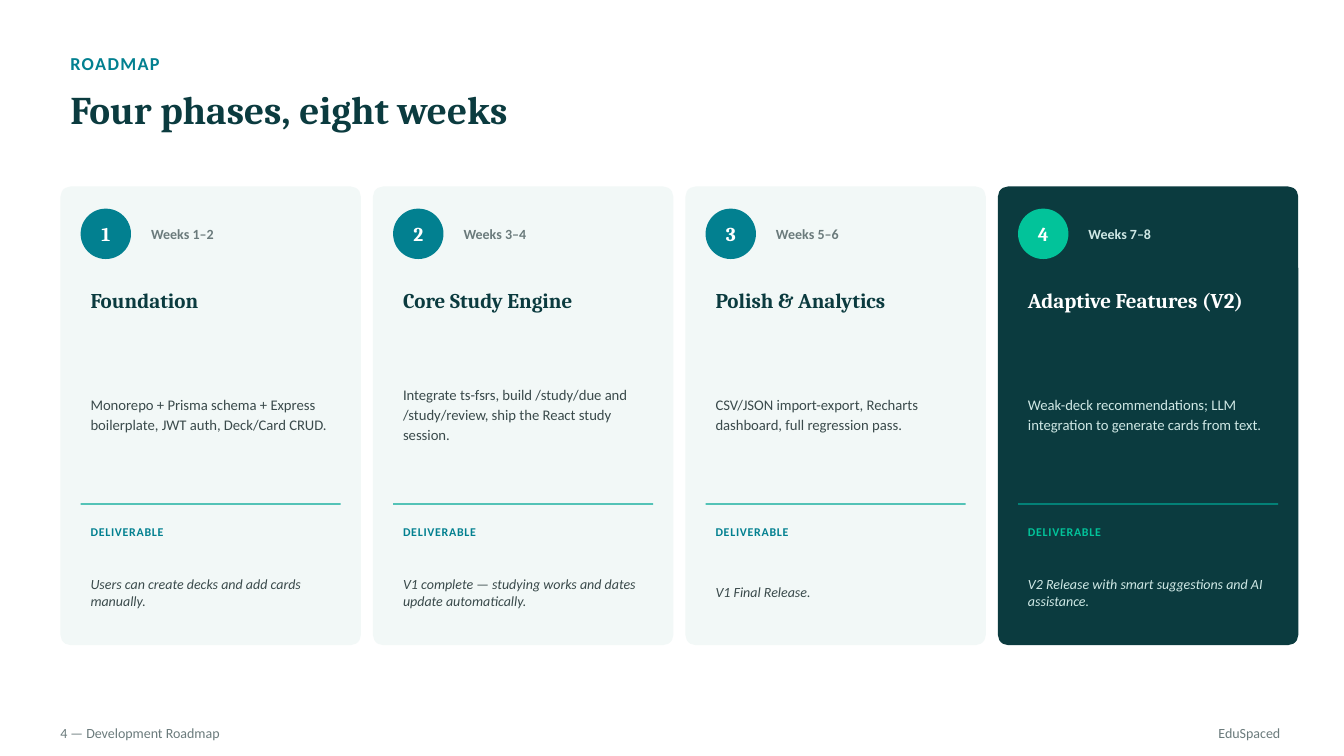
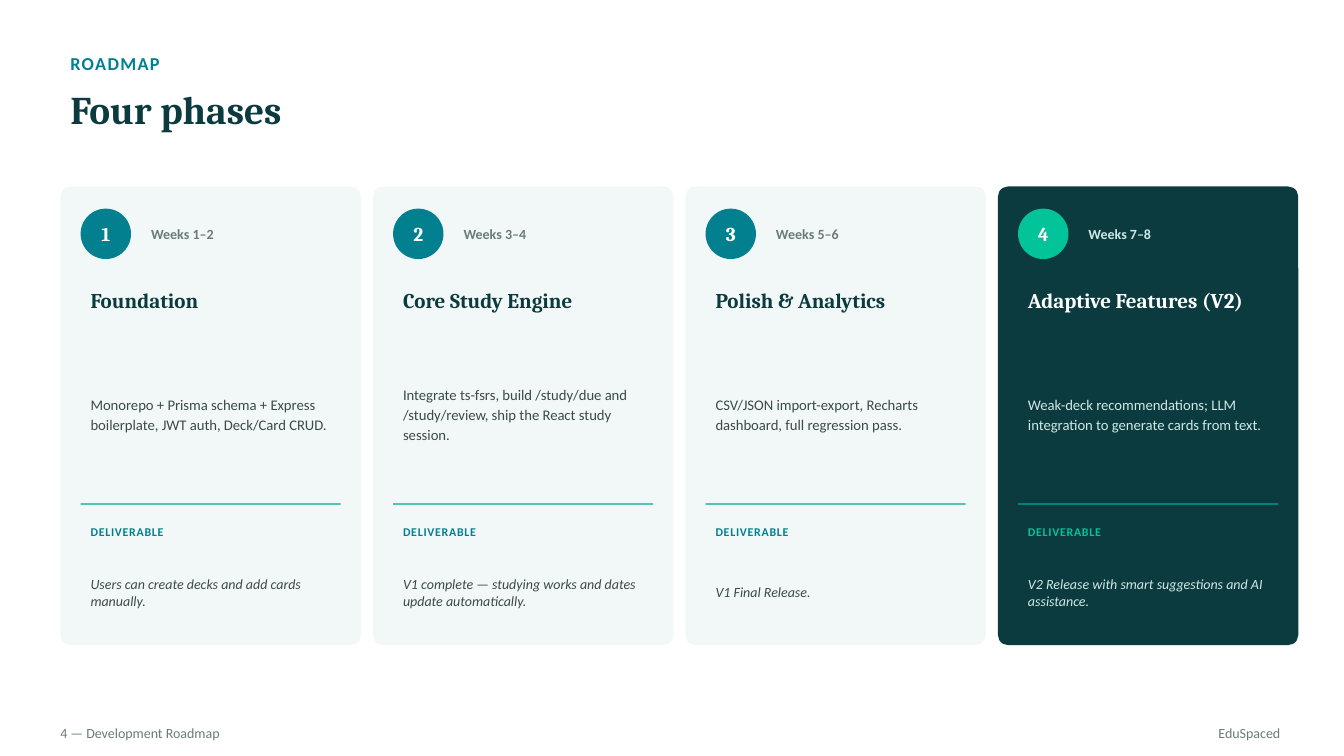
Before and after one commit to hoangphuc05/edu-anki, a slide deck: slide 4 of docs/EduSpaced-Presentation-1.pptx. Drawn at 1344x756 pixels with LibreOffice and Linux fonts; fonts in the diff are those of the drawing. Boxes give left, top, right and bottom in pixels: in the first picture for what was removed or moved away, otherwise in the second. Text is boxed around its words. In the diff, an @@ line names an element or a change of style, - is before the commit and + after.

```diff
--- a/docs/EduSpaced-Presentation-1.pptx
+++ b/docs/EduSpaced-Presentation-1.pptx
@@ text at [70, 96, 281, 133]: text changed @@
-Four phases, eight weeks
+Four phases
```
Also in this commit, not shown: 5 other slides changed, 1 slide removed.
